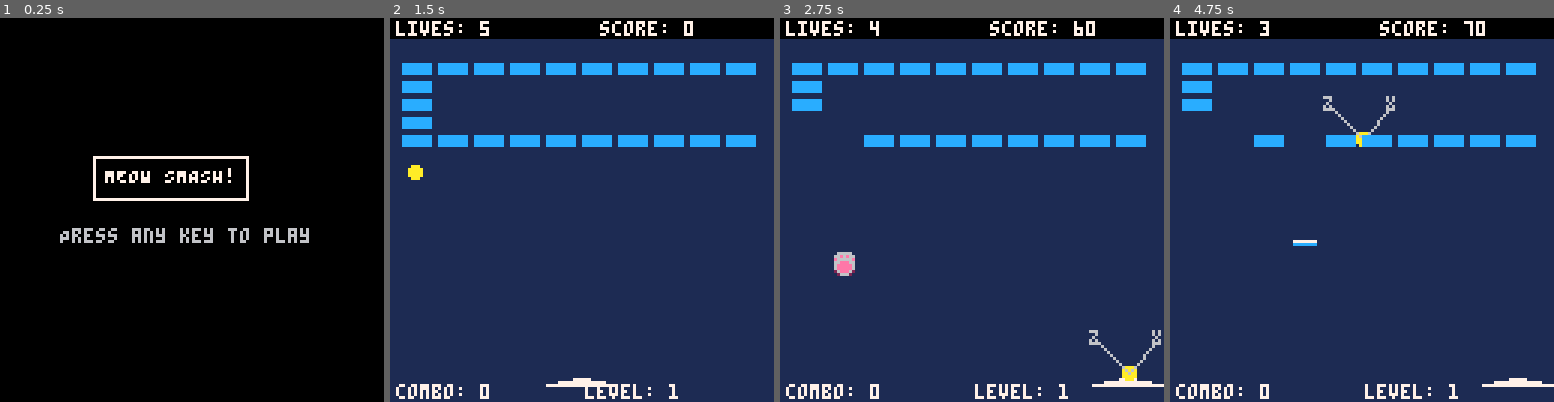
Above: before the commit, frames 1-4 (left to right).
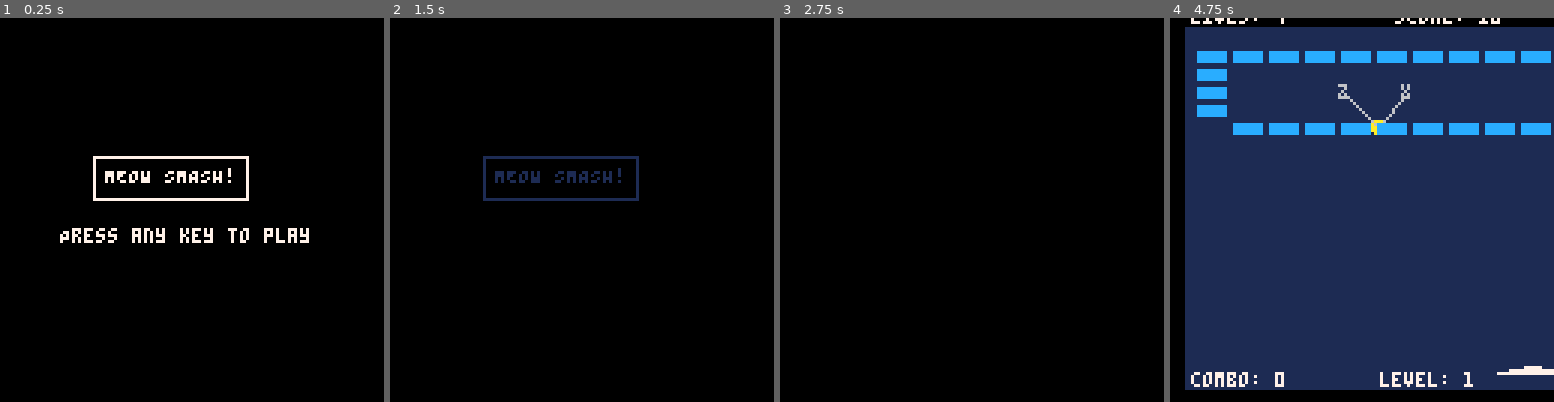
Above: after the commit, the same moments.

Repository: clintkelly/orbit-guard
Game: PICO-8 cartridge meow_smash.p8
Two runs of this game, one before a commit and one after it. Both use one fixed random seed, a clock stepped at 60 frames per second and the inputs below.
Inputs:
- Up to frame 1 (0.25 s): no input
- Up to frame 2 (1.5 s): tap X (X key) at 0.33, 1.07 s; tap O (Z key) at 0.7 s
- Up to frame 3 (2.75 s): hold Right 1.6-2.1 s; tap O (Z key) at 1.7, 2.1, 2.5 s; tap X (X key) at 1.85 s; hold Up 2.15-2.42 s; hold Right from 2.47 s (still down)
- Up to frame 4 (4.75 s): tap O (Z key) every 0.4 s from 2.9 to 4.5 s; tap X (X key) at 2.97, 4.08 s; release Right at 3.03 s; hold Left 3.08-3.58 s; hold Down 3.63-3.97 s; hold Right 4.02-4.68 s; hold Up from 4.73 s (still down)

The runs differ from the first frame. In frame 1, 1.0% of the frame differs, in the area x 15-81%, y 54-59%; in frame 2, 94%; in frame 3, 95%, in the area x 0-100%, y 0-100%; in frame 4, 22%.

Commit message:
Add enhanced title screen and game over effects with screen shake and fade
- Enhanced title screen with boxed "MEOW SMASH\!" title and animated instruction text
- Added screen shake system with small/large shake methods using camera positioning
- Implemented screen fade system with palette manipulation for smooth transitions
- Created cinematic game over sequence with delayed text display after shake
- Added blinking text effects throughout with color cycling animations
- Integrated sound effects (sfx 14) for button press feedback

Title Screen Features:
- Static white "MEOW SMASH\!" with white border box
- Animated "Press any key" text with faster color pulsing (1.3s cycle)
- Button press triggers sound + fast blinking + fade to black transition

Game Over Sequence:
- Large screen shake on game over (2 second duration)
- Game screen remains visible during shake for dramatic effect
- Delayed "GAME OVER\!" text with blinking instruction prompt
- Same fade transition system as title screen

Screen Shake System:
- Small shake on life loss, large shake on game over
- Uses PICO-8 camera() function with random offsets
- Automatic decay with 0.95 multiplier until shake < 0.05

All features maintain 95/95 unit test pass rate

🤖 Generated with [Claude Code](https://claude.ai/code)

Co-Authored-By: Claude <noreply@anthropic.com>

Diff:
--- a/meow_smash_code/main.lua
+++ b/meow_smash_code/main.lua
@@ -191,6 +191,18 @@
 title_fast_blink_timer = 0
 title_is_fast_blinking = false
 
+-- screen shake system
+screen_shaker = nil -- will be initialized in _init
+
+-- screen fade system
+fadeperc = 0 -- fade percentage: 0 = normal, 1 = completely black
+
+-- game over sequence variables
+game_over_shake_timer = 0 -- timer for game over shake delay
+game_over_text_visible = false -- whether to show game over text
+game_over_blink_timer = 0 -- timer for blinking text
+game_over_fade_started = false -- whether fade has started
+
 --========================================
 -- ██████   █████  ██████  ██████  ██      ███████
 -- ██   ██ ██   ██ ██   ██ ██   ██ ██      ██
@@ -333,6 +345,98 @@
 		self.x = 0
 	elseif self.x + self.width > 128 then
 		self.x = 128 - self.width
+	end
+end
+
+--========================================
+-- ███████ ██   ██  █████  ██   ██ ███████ ██████
+-- ██      ██   ██ ██   ██ ██  ██  ██      ██   ██
+-- ███████ ███████ ███████ █████   █████   ██████
+--      ██ ██   ██ ██   ██ ██  ██  ██      ██   ██
+-- ███████ ██   ██ ██   ██ ██   ██ ███████ ██   ██
+--========================================
+shaker = {}
+function shaker:new()
+	local obj = {
+		shake = 0 -- current shake intensity (0 = no shake)
+	}
+	setmetatable(obj, self)
+	self.__index = self
+	return obj
+end
+
+function shaker:small_shake()
+	-- initiate a small screen shake
+	self.shake = 0.3
+end
+
+function shaker:large_shake()
+	-- initiate a large screen shake
+	self.shake = 1.0
+end
+
+function shaker:shake_screen()
+	if self.shake <= 0 then
+		-- no shake, reset camera to normal
+		camera(0, 0)
+		return
+	end
+
+	-- calculate random shake offset based on your provided algorithm
+	-- -16 +16 range
+	local shakex = 16 - rnd(32)
+	local shakey = 16 - rnd(32)
+
+	-- scale by current shake intensity
+	shakex = shakex * self.shake
+	shakey = shakey * self.shake
+
+	-- apply camera shake
+	camera(shakex, shakey)
+
+	-- reduce shake intensity over time
+	self.shake = self.shake * 0.95
+	if self.shake < 0.05 then
+		self.shake = 0
+		camera(0, 0) -- ensure camera is reset when shake ends
+	end
+end
+
+--========================================
+-- ███████  █████  ██████  ███████
+-- ██      ██   ██ ██   ██ ██
+-- █████   ███████ ██   ██ █████
+-- ██      ██   ██ ██   ██ ██
+-- ██      ██   ██ ██████  ███████
+--========================================
+-- fading
+function fadepal(_perc)
+	-- 0 means normal
+	-- 1 is completely black
+
+	local p = flr(mid(0, _perc, 1) * 100)
+
+	-- these are helper variables
+	local kmax, col, dpal, j, k
+	dpal = {0, 1, 1, 2, 1, 13, 6,
+	        4, 4, 9, 3, 13, 1, 13, 14}
+
+	-- now we go through all colors
+	for j = 1, 15 do
+		-- grab the current color
+		col = j
+
+		-- now calculate how many
+		-- times we want to fade the
+		-- color.
+		kmax = (p + (j * 1.46)) / 22
+		for k = 1, kmax do
+			col = dpal[col]
+		end
+
+		-- finally, we change the
+		-- palette
+		pal(j, col, 1)
 	end
 end
 
@@ -1221,6 +1325,8 @@
 	player_score = 0
 	player_combo = 0
 	player_shield = nil -- clear shield
+	-- initialize screen shaker
+	screen_shaker = shaker:new()
 	-- initialize title screen animation
 	title_frame_counter = 0
 	title_fast_blink_timer = 0
@@ -1327,6 +1433,9 @@
 end
 
 function _draw()
+	-- apply screen shake before drawing anything
+	screen_shaker:shake_screen()
+
 	if game_state == "start" then
 		draw_start()
 	elseif game_state == "game" then
@@ -1338,6 +1447,12 @@
 	elseif game_state == "game_over" then
 		draw_game_over()
 	end
+
+	-- fade the screen
+	pal()
+	if fadeperc ~= 0 then
+		fadepal(fadeperc)
+	end
 end
 
 -- start screen functions --
@@ -1358,6 +1473,9 @@
 		title_is_fast_blinking = true
 		title_fast_blink_timer = 60 -- blink fast for 1 second (60 frames)
 
+		-- play start game sound
+		sfx(14)
+
 		-- delay game start slightly to show the fast blink effect
 		-- we'll change state after a short delay instead of immediately
 		if title_fast_blink_timer == 60 then
@@ -1366,27 +1484,34 @@
 		end
 	end
 
-	-- start game after fast blink effect is mostly done
+	-- start fade after fast blink effect is mostly done
 	if title_is_fast_blinking and title_fast_blink_timer <= 45 then
-		game_state = "game"
-		-- reset game objects
-		player_paddle = paddle:new()
-		balls = {ball:new()} -- reset to single ball
-		player_lives = 5
-		player_score = 0
-		player_combo = 0
-		current_level = 1
-		player_shield = nil -- clear shield
-		-- create new shuffled level order
-		create_shuffled_levels()
-		-- reset bricks and powerups
-		init_bricks()
-		powerups = {}
-
-		-- reset title screen variables
-		title_frame_counter = 0
-		title_fast_blink_timer = 0
-		title_is_fast_blinking = false
+		-- start fade to black
+		fadeperc += 0.025  -- fade speed (2x slower)
+
+		-- once fully faded, start the game
+		if fadeperc >= 1.0 then
+			game_state = "game"
+			-- reset game objects
+			player_paddle = paddle:new()
+			balls = {ball:new()} -- reset to single ball
+			player_lives = 5
+			player_score = 0
+			player_combo = 0
+			current_level = 1
+			player_shield = nil -- clear shield
+			-- create new shuffled level order
+			create_shuffled_levels()
+			-- reset bricks and powerups
+			init_bricks()
+			powerups = {}
+
+			-- reset title screen variables and fade
+			title_frame_counter = 0
+			title_fast_blink_timer = 0
+			title_is_fast_blinking = false
+			fadeperc = 0  -- reset fade for game
+		end
 	end
 end
 
@@ -1403,48 +1528,45 @@
 	local box_x2 = title_x + #title_text * 4 + box_padding - 1  -- 4 pixels per character
 	local box_y2 = title_y + 6 + box_padding  -- text height is about 6 pixels
 
-	-- determine title color based on animation state
-	local title_color = 7  -- default white
+	-- title is always white with white box
+	local title_color = 7  -- white
+	rect(box_x1, box_y1, box_x2, box_y2, title_color)
+	print(title_text, title_x, title_y, title_color)
+
+	-- determine instruction text color based on animation state
+	local instruction_color = 6  -- default light grey
 
 	if title_is_fast_blinking then
-		-- fast blinking: every 3 frames
-		if title_fast_blink_timer % 6 < 3 then
-			title_color = 7  -- white
+		-- very fast blinking: every 2 frames (faster than before)
+		if title_fast_blink_timer % 4 < 2 then
+			instruction_color = 6  -- light grey
 		else
-			title_color = 0  -- black (invisible)
+			instruction_color = 0  -- black (invisible)
 		end
 	else
-		-- slow pulsing through color cycle: white -> grey -> dark -> light green -> back
-		-- cycle every 120 frames (2 seconds at 60fps)
-		local cycle_position = (title_frame_counter % 120) / 120
+		-- faster pulsing through color cycle: white -> grey -> dark -> light green -> back
+		-- cycle every 80 frames (faster than before - about 1.3 seconds at 60fps)
+		local cycle_position = (title_frame_counter % 80) / 80
 
 		if cycle_position < 0.25 then
-			-- white to grey
-			title_color = 7  -- white
+			-- white
+			instruction_color = 7  -- white
 		elseif cycle_position < 0.5 then
-			-- grey to dark grey
-			title_color = 6  -- light grey
+			-- light grey
+			instruction_color = 6  -- light grey
 		elseif cycle_position < 0.75 then
 			-- dark grey
-			title_color = 5  -- dark grey
+			instruction_color = 5  -- dark grey
 		else
-			-- light green back to white
-			title_color = 11  -- light green
-		end
-	end
-
-	-- draw title box (only if title is visible)
-	if title_color ~= 0 then
-		rect(box_x1, box_y1, box_x2, box_y2, title_color)
-	end
-
-	-- draw title text
-	if title_color ~= 0 then
-		print(title_text, title_x, title_y, title_color)
-	end
-
-	-- draw instruction text (always visible)
-	print("Press any key to play", 20, 70, 6)
+			-- light green
+			instruction_color = 11  -- light green
+		end
+	end
+
+	-- draw instruction text (only if visible)
+	if instruction_color ~= 0 then
+		print("Press any key to play", 20, 70, instruction_color)
+	end
 end
 
 -- game functions --
@@ -1468,8 +1590,15 @@
 		player_lives -= 1
 		player_combo = 0
 		sfx(1) -- play life lost sound
+		screen_shaker:small_shake() -- shake screen when losing life
 		if player_lives <= 0 then
 			game_state = "game_over"
+			screen_shaker:large_shake() -- big shake for game over
+			-- initialize game over sequence
+			game_over_shake_timer = 120 -- 2 seconds of shake/delay before showing text
+			game_over_text_visible = false
+			game_over_blink_timer = 0
+			game_over_fade_started = false
 		else
 			-- reset to single sticky ball
 			balls = {ball:new()}
@@ -1539,18 +1668,82 @@
 
 -- game over functions --
 function update_game_over()
-	if btnp(0) or btnp(1) or btnp(2) or btnp(3) or btnp(4) or btnp(5) then
-		game_state = "start"
+	-- handle shake timer countdown
+	if game_over_shake_timer > 0 then
+		game_over_shake_timer -= 1
+		if game_over_shake_timer <= 0 then
+			-- shake period over, show game over text
+			game_over_text_visible = true
+		end
+		return -- don't process button input during shake
+	end
+
+	-- update blink timer for game over text
+	if game_over_text_visible then
+		game_over_blink_timer += 1
+	end
+
+	-- handle fade sequence
+	if game_over_fade_started then
+		fadeperc += 0.025 -- same fade speed as title screen
+		if fadeperc >= 1.0 then
+			-- fade complete, go to start screen
+			game_state = "start"
+			-- reset all game over variables
+			game_over_shake_timer = 0
+			game_over_text_visible = false
+			game_over_blink_timer = 0
+			game_over_fade_started = false
+			fadeperc = 0
+		end
+		return -- don't process button input during fade
+	end
+
+	-- handle button press (only when text is visible and not fading)
+	if game_over_text_visible and btnp(0) or btnp(1) or btnp(2) or btnp(3) or btnp(4) or btnp(5) then
+		-- start fade sequence
+		game_over_fade_started = true
+		sfx(14) -- play same sound as title screen
 	end
 end
 
 function draw_game_over()
+	-- during shake timer, just draw the game normally (keep last game image)
+	if game_over_shake_timer > 0 then
+		-- draw the normal game screen to show shake effect
+		draw_game()
+		return
+	end
+
+	-- only show game over text after shake is done
+	if not game_over_text_visible then
+		return
+	end
+
 	-- don't clear screen - keep last game image
 	-- draw black rectangle for game over text
 	rectfill(10, 40, 117, 80, 0)
 	rect(10, 40, 117, 80, 7) -- white border
 	print("GAME OVER!", 40, 50, 8)
-	print("Press any key to continue", 15, 65, 6)
+
+	-- blinking "press any key" text (similar to title screen)
+	local instruction_color = 6 -- default light grey
+
+	-- faster pulsing through color cycle like title screen
+	-- cycle every 80 frames (about 1.3 seconds at 60fps)
+	local cycle_position = (game_over_blink_timer % 80) / 80
+
+	if cycle_position < 0.25 then
+		instruction_color = 7  -- white
+	elseif cycle_position < 0.5 then
+		instruction_color = 6  -- light grey
+	elseif cycle_position < 0.75 then
+		instruction_color = 5  -- dark grey
+	else
+		instruction_color = 11  -- light green
+	end
+
+	print("Press any key to continue", 15, 65, instruction_color)
 end
 
 -- level clear functions --
--- /dev/null
+++ b/meow_smash_code/preview_new_title.lua
@@ -0,0 +1,69 @@
+#!/usr/bin/env lua
+--============================================
+-- New Title Screen Animation Preview
+--============================================
+
+-- Simulate PICO-8 colors
+local colors = {
+    [0] = "BLACK (INVISIBLE)",
+    [5] = "DARK_GREY",
+    [6] = "LIGHT_GREY",
+    [7] = "WHITE",
+    [11] = "LIGHT_GREEN"
+}
+
+-- Simulate the new instruction text animation logic
+local function get_instruction_color(frame_counter, is_fast_blinking, fast_blink_timer)
+    if is_fast_blinking then
+        -- Very fast blinking: every 4 frames, on for 2, off for 2
+        if fast_blink_timer % 4 < 2 then
+            return 6, colors[6] -- LIGHT_GREY
+        else
+            return 0, colors[0] -- BLACK (invisible)
+        end
+    else
+        -- Faster pulsing cycle: white -> grey -> dark -> light green -> back
+        -- Cycle every 80 frames (1.3 seconds at 60fps - faster than before)
+        local cycle_position = (frame_counter % 80) / 80
+
+        if cycle_position < 0.25 then
+            return 7, colors[7] -- WHITE
+        elseif cycle_position < 0.5 then
+            return 6, colors[6] -- LIGHT_GREY
+        elseif cycle_position < 0.75 then
+            return 5, colors[5] -- DARK_GREY
+        else
+            return 11, colors[11] -- LIGHT_GREEN
+        end
+    end
+end
+
+print("New Title Screen Animation Preview")
+print("==================================")
+print()
+print("TITLE: 'MEOW SMASH!' - Always WHITE with WHITE box (no animation)")
+print()
+
+-- Show faster normal pulsing cycle
+print("INSTRUCTION TEXT Normal Pulsing (80 frames = 1.3 seconds, faster than before):")
+for frame = 0, 79, 8 do
+    local color_id, color_name = get_instruction_color(frame, false, 0)
+    local cycle_pos = (frame % 80) / 80
+    print(string.format("Frame %2d: %s (%.1f%% through cycle)", frame, color_name, cycle_pos * 100))
+end
+
+print()
+print("INSTRUCTION TEXT Fast Blinking (first 16 frames - much faster than before):")
+for frame = 60, 44, -1 do  -- counting down like the timer
+    local color_id, color_name = get_instruction_color(0, true, frame)
+    local visible = color_name ~= "BLACK (INVISIBLE)" and "VISIBLE" or "HIDDEN"
+    print(string.format("Timer %2d: %s (%s)", frame, color_name, visible))
+    if frame == 44 then break end
+end
+
+print()
+print("Summary of changes:")
+print("✓ 'MEOW SMASH!' title: Always WHITE with WHITE box (no animation)")
+print("✓ 'Press any key' text: Faster color pulsing (1.3s vs 2s cycle)")
+print("✓ Button press effect: Much faster blinking (every 4 frames vs 6)")
+print("✓ Same 1-second fast blink duration before game starts")
--- a/meow_smash_code/test/main_converted.lua
+++ b/meow_smash_code/test/main_converted.lua
@@ -191,6 +191,18 @@
 title_fast_blink_timer = 0
 title_is_fast_blinking = false
 
+-- screen shake system
+screen_shaker = nil -- will be initialized in _init
+
+-- screen fade system
+fadeperc = 0 -- fade percentage: 0 = normal, 1 = completely black
+
+-- game over sequence variables
+game_over_shake_timer = 0 -- timer for game over shake delay
+game_over_text_visible = false -- whether to show game over text
+game_over_blink_timer = 0 -- timer for blinking text
+game_over_fade_started = false -- whether fade has started
+
 --========================================
 -- ██████   █████  ██████  ██████  ██      ███████
 -- ██   ██ ██   ██ ██   ██ ██   ██ ██      ██
@@ -333,6 +345,98 @@
 		self.x = 0
 	elseif self.x + self.width > 128 then
 		self.x = 128 - self.width
+	end
+end
+
+--========================================
+-- ███████ ██   ██  █████  ██   ██ ███████ ██████
+-- ██      ██   ██ ██   ██ ██  ██  ██      ██   ██
+-- ███████ ███████ ███████ █████   █████   ██████
+--      ██ ██   ██ ██   ██ ██  ██  ██      ██   ██
+-- ███████ ██   ██ ██   ██ ██   ██ ███████ ██   ██
+--========================================
+shaker = {}
+function shaker:new()
+	local obj = {
+		shake = 0 -- current shake intensity (0 = no shake)
+	}
+	setmetatable(obj, self)
+	self.__index = self
+	return obj
+end
+
+function shaker:small_shake()
+	-- initiate a small screen shake
+	self.shake = 0.3
+end
+
+function shaker:large_shake()
+	-- initiate a large screen shake
+	self.shake = 1.0
+end
+
+function shaker:shake_screen()
+	if self.shake <= 0 then
+		-- no shake, reset camera to normal
+		camera(0, 0)
+		return
+	end
+
+	-- calculate random shake offset based on your provided algorithm
+	-- -16 +16 range
+	local shakex = 16 - rnd(32)
+	local shakey = 16 - rnd(32)
+
+	-- scale by current shake intensity
+	shakex = shakex * self.shake
+	shakey = shakey * self.shake
+
+	-- apply camera shake
+	camera(shakex, shakey)
+
+	-- reduce shake intensity over time
+	self.shake = self.shake * 0.95
+	if self.shake < 0.05 then
+		self.shake = 0
+		camera(0, 0) -- ensure camera is reset when shake ends
+	end
+end
+
+--========================================
+-- ███████  █████  ██████  ███████
+-- ██      ██   ██ ██   ██ ██
+-- █████   ███████ ██   ██ █████
+-- ██      ██   ██ ██   ██ ██
+-- ██      ██   ██ ██████  ███████
+--========================================
+-- fading
+function fadepal(_perc)
+	-- 0 means normal
+	-- 1 is completely black
+
+	local p = flr(mid(0, _perc, 1) * 100)
+
+	-- these are helper variables
+	local kmax, col, dpal, j, k
+	dpal = {0, 1, 1, 2, 1, 13, 6,
+	        4, 4, 9, 3, 13, 1, 13, 14}
+
+	-- now we go through all colors
+	for j = 1, 15 do
+		-- grab the current color
+		col = j
+
+		-- now calculate how many
+		-- times we want to fade the
+		-- color.
+		kmax = (p + (j * 1.46)) / 22
+		for k = 1, kmax do
+			col = dpal[col]
+		end
+
+		-- finally, we change the
+		-- palette
+		pal(j, col, 1)
 	end
 end
 
@@ -1221,6 +1325,8 @@
 	player_score = 0
 	player_combo = 0
 	player_shield = nil -- clear shield
+	-- initialize screen shaker
+	screen_shaker = shaker:new()
 	-- initialize title screen animation
 	title_frame_counter = 0
 	title_fast_blink_timer = 0
@@ -1327,6 +1433,9 @@
 end
 
 function _draw()
+	-- apply screen shake before drawing anything
+	screen_shaker:shake_screen()
+
 	if game_state == "start" then
 		draw_start()
 	elseif game_state == "game" then
@@ -1338,6 +1447,12 @@
 	elseif game_state == "game_over" then
 		draw_game_over()
 	end
+
+	-- fade the screen
+	pal()
+	if fadeperc ~= 0 then
+		fadepal(fadeperc)
+	end
 end
 
 -- start screen functions --
@@ -1358,6 +1473,9 @@
 		title_is_fast_blinking = true
 		title_fast_blink_timer = 60 -- blink fast for 1 second (60 frames)
 
+		-- play start game sound
+		sfx(14)
+
 		-- delay game start slightly to show the fast blink effect
 		-- we'll change state after a short delay instead of immediately
 		if title_fast_blink_timer == 60 then
@@ -1366,27 +1484,34 @@
 		end
 	end
 
-	-- start game after fast blink effect is mostly done
+	-- start fade after fast blink effect is mostly done
 	if title_is_fast_blinking and title_fast_blink_timer <= 45 then
-		game_state = "game"
-		-- reset game objects
-		player_paddle = paddle:new()
-		balls = {ball:new()} -- reset to single ball
-		player_lives = 5
-		player_score = 0
-		player_combo = 0
-		current_level = 1
-		player_shield = nil -- clear shield
-		-- create new shuffled level order
-		create_shuffled_levels()
-		-- reset bricks and powerups
-		init_bricks()
-		powerups = {}
-
-		-- reset title screen variables
-		title_frame_counter = 0
-		title_fast_blink_timer = 0
-		title_is_fast_blinking = false
+		-- start fade to black
+		fadeperc = fadeperc + 0.025  -- fade speed (2x slower)
+
+		-- once fully faded, start the game
+		if fadeperc >= 1.0 then
+			game_state = "game"
+			-- reset game objects
+			player_paddle = paddle:new()
+			balls = {ball:new()} -- reset to single ball
+			player_lives = 5
+			player_score = 0
+			player_combo = 0
+			current_level = 1
+			player_shield = nil -- clear shield
+			-- create new shuffled level order
+			create_shuffled_levels()
+			-- reset bricks and powerups
+			init_bricks()
+			powerups = {}
+
+			-- reset title screen variables and fade
+			title_frame_counter = 0
+			title_fast_blink_timer = 0
+			title_is_fast_blinking = false
+			fadeperc = 0  -- reset fade for game
+		end
 	end
 end
 
@@ -1403,48 +1528,45 @@
 	local box_x2 = title_x + #title_text * 4 + box_padding - 1  -- 4 pixels per character
 	local box_y2 = title_y + 6 + box_padding  -- text height is about 6 pixels
 
-	-- determine title color based on animation state
-	local title_color = 7  -- default white
+	-- title is always white with white box
+	local title_color = 7  -- white
+	rect(box_x1, box_y1, box_x2, box_y2, title_color)
+	print(title_text, title_x, title_y, title_color)
+
+	-- determine instruction text color based on animation state
+	local instruction_color = 6  -- default light grey
 
 	if title_is_fast_blinking then
-		-- fast blinking: every 3 frames
-		if title_fast_blink_timer % 6 < 3 then
-			title_color = 7  -- white
+		-- very fast blinking: every 2 frames (faster than before)
+		if title_fast_blink_timer % 4 < 2 then
+			instruction_color = 6  -- light grey
 		else
-			title_color = 0  -- black (invisible)
+			instruction_color = 0  -- black (invisible)
 		end
 	else
-		-- slow pulsing through color cycle: white -> grey -> dark -> light green -> back
-		-- cycle every 120 frames (2 seconds at 60fps)
-		local cycle_position = (title_frame_counter % 120) / 120
+		-- faster pulsing through color cycle: white -> grey -> dark -> light green -> back
+		-- cycle every 80 frames (faster than before - about 1.3 seconds at 60fps)
+		local cycle_position = (title_frame_counter % 80) / 80
 
 		if cycle_position < 0.25 then
-			-- white to grey
-			title_color = 7  -- white
+			-- white
+			instruction_color = 7  -- white
 		elseif cycle_position < 0.5 then
-			-- grey to dark grey
-			title_color = 6  -- light grey
+			-- light grey
+			instruction_color = 6  -- light grey
 		elseif cycle_position < 0.75 then
 			-- dark grey
-			title_color = 5  -- dark grey
+			instruction_color = 5  -- dark grey
 		else
-			-- light green back to white
-			title_color = 11  -- light green
-		end
-	end
-
-	-- draw title box (only if title is visible)
-	if title_color ~= 0 then
-		rect(box_x1, box_y1, box_x2, box_y2, title_color)
-	end
-
-	-- draw title text
-	if title_color ~= 0 then
-		print(title_text, title_x, title_y, title_color)
-	end
-
-	-- draw instruction text (always visible)
-	print("Press any key to play", 20, 70, 6)
+			-- light green
+			instruction_color = 11  -- light green
+		end
+	end
+
+	-- draw instruction text (only if visible)
+	if instruction_color ~= 0 then
+		print("Press any key to play", 20, 70, instruction_color)
+	end
 end
 
 -- game functions --
@@ -1468,8 +1590,15 @@
 		player_lives = player_lives - 1
 		player_combo = 0
 		sfx(1) -- play life lost sound
+		screen_shaker:small_shake() -- shake screen when losing life
 		if player_lives <= 0 then
 			game_state = "game_over"
+			screen_shaker:large_shake() -- big shake for game over
+			-- initialize game over sequence
+			game_over_shake_timer = 120 -- 2 seconds of shake/delay before showing text
+			game_over_text_visible = false
+			game_over_blink_timer = 0
+			game_over_fade_started = false
 		else
 			-- reset to single sticky ball
 			balls = {ball:new()}
@@ -1539,18 +1668,82 @@
 
 -- game over functions --
 function update_game_over()
-	if btnp(0) or btnp(1) or btnp(2) or btnp(3) or btnp(4) or btnp(5) then
-		game_state = "start"
+	-- handle shake timer countdown
+	if game_over_shake_timer > 0 then
+		game_over_shake_timer = game_over_shake_timer - 1
+		if game_over_shake_timer <= 0 then
+			-- shake period over, show game over text
+			game_over_text_visible = true
+		end
+		return -- don't process button input during shake
+	end
+
+	-- update blink timer for game over text
+	if game_over_text_visible then
+		game_over_blink_timer = game_over_blink_timer + 1
+	end
+
+	-- handle fade sequence
+	if game_over_fade_started then
+		fadeperc = fadeperc + 0.025 -- same fade speed as title screen
+		if fadeperc >= 1.0 then
+			-- fade complete, go to start screen
+			game_state = "start"
+			-- reset all game over variables
+			game_over_shake_timer = 0
+			game_over_text_visible = false
+			game_over_blink_timer = 0
+			game_over_fade_started = false
+			fadeperc = 0
+		end
+		return -- don't process button input during fade
+	end
+
+	-- handle button press (only when text is visible and not fading)
+	if game_over_text_visible and btnp(0) or btnp(1) or btnp(2) or btnp(3) or btnp(4) or btnp(5) then
+		-- start fade sequence
+		game_over_fade_started = true
+		sfx(14) -- play same sound as title screen
 	end
 end
 
 function draw_game_over()
+	-- during shake timer, just draw the game normally (keep last game image)
+	if game_over_shake_timer > 0 then
+		-- draw the normal game screen to show shake effect
+		draw_game()
+		return
+	end
+
+	-- only show game over text after shake is done
+	if not game_over_text_visible then
+		return
+	end
+
 	-- don't clear screen - keep last game image
 	-- draw black rectangle for game over text
 	rectfill(10, 40, 117, 80, 0)
 	rect(10, 40, 117, 80, 7) -- white border
 	print("GAME OVER!", 40, 50, 8)
-	print("Press any key to continue", 15, 65, 6)
+
+	-- blinking "press any key" text (similar to title screen)
+	local instruction_color = 6 -- default light grey
+
+	-- faster pulsing through color cycle like title screen
+	-- cycle every 80 frames (about 1.3 seconds at 60fps)
+	local cycle_position = (game_over_blink_timer % 80) / 80
+
+	if cycle_position < 0.25 then
+		instruction_color = 7  -- white
+	elseif cycle_position < 0.5 then
+		instruction_color = 6  -- light grey
+	elseif cycle_position < 0.75 then
+		instruction_color = 5  -- dark grey
+	else
+		instruction_color = 11  -- light green
+	end
+
+	print("Press any key to continue", 15, 65, instruction_color)
 end
 
 -- level clear functions --
--- a/meow_smash_code/test/pico8_shim.lua
+++ b/meow_smash_code/test/pico8_shim.lua
@@ -49,6 +49,12 @@
     return math.max(a, b)
 end
 
+function mid(a, b, c)
+    -- PICO-8 mid function: returns middle value of three numbers
+    if a == nil or b == nil or c == nil then return b end
+    return math.max(a, math.min(b, c))
+end
+
 function flr(x)
     if x == nil then return nil end
     return math.floor(x)
@@ -141,6 +147,14 @@
     -- No-op for tests (could log for debugging if needed)
 end
 
+function camera(x, y)
+    -- No-op for tests - screen shake camera positioning
+end
+
+function pal(c0, c1, p)
+    -- No-op for tests - palette manipulation for fade effects
+end
+
 --============================================
 -- AUDIO FUNCTIONS (No-op for tests)
 --============================================
